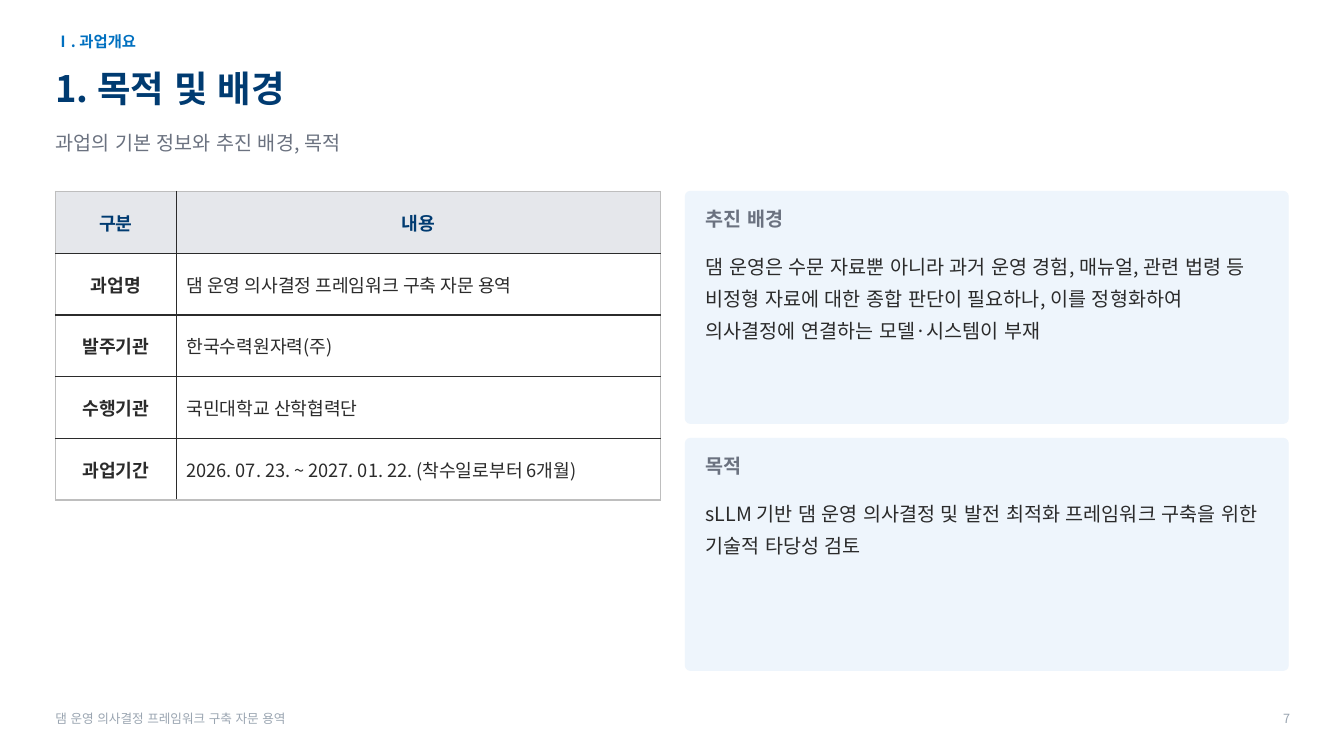
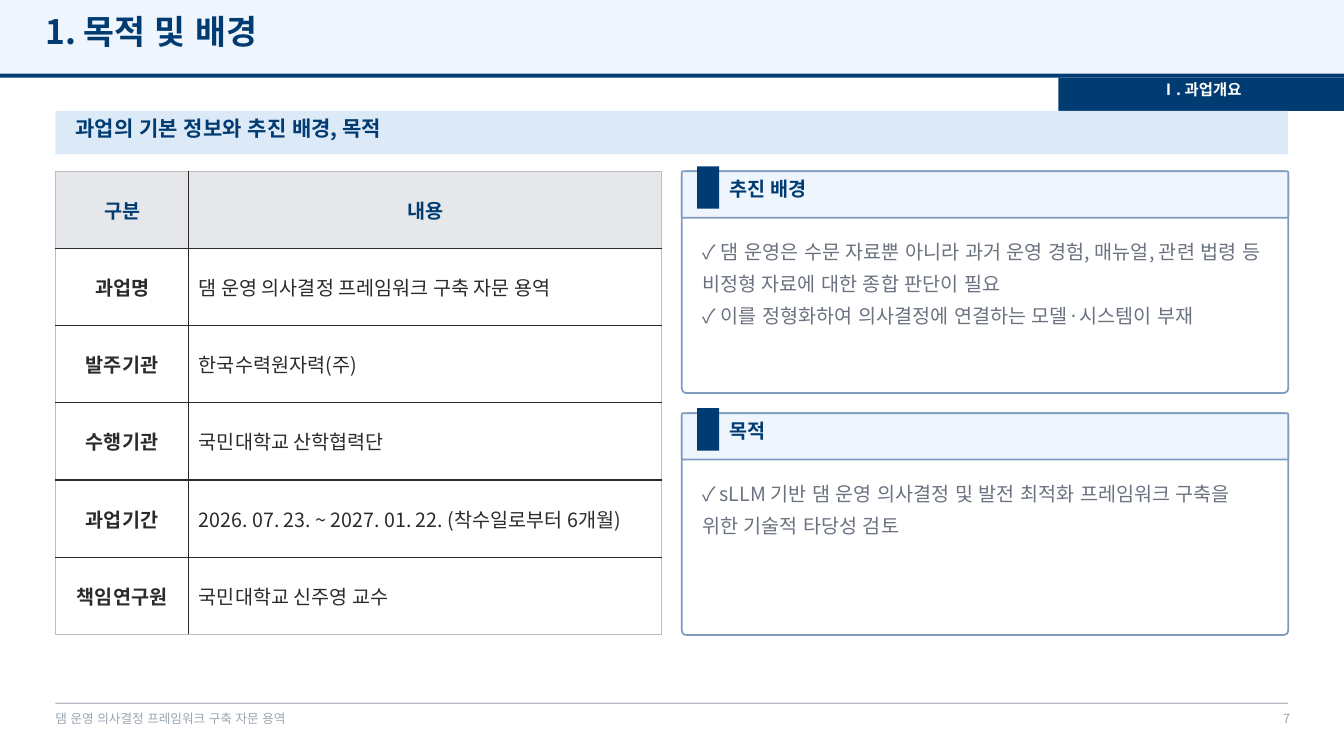
Before and after one commit to mkm1119/KGRAG-LLM, a slide deck: slide 7 of project_khnp/2026.12.09_최종보고회_발표자료_템플릿.pptx. Drawn at 1344x756 pixels with LibreOffice and Linux fonts; fonts in the diff are those of the drawing; background and template pictures are left out. Boxes give left, top, right and bottom in pixels: in the first picture for what was removed or moved away, otherwise in the second. Text is boxed around its words. In the diff, an @@ line names an element or a change of style, - is before the commit and + after.

```diff
--- a/project_khnp/2026.12.09_최종보고회_발표자료_템플릿.pptx
+++ b/project_khnp/2026.12.09_최종보고회_발표자료_템플릿.pptx
@@ rectangle added at (x1=0, y1=0, x2=1344, y2=74), fill #EEF5FC @@
@@ text "1. 목적 및 배경" moved from (x1=55, y1=71, x2=285, y2=106) to (x1=45, y1=16, x2=257, y2=47) @@
@@ text "1. 목적 및 배경" at (x1=45, y1=16, x2=257, y2=47): size 26 to 24 pt @@
@@ rectangle added at (x1=0, y1=74, x2=1344, y2=78), fill #003B71 @@
@@ text "Ⅰ. 과업개요" moved from (x1=55, y1=34, x2=136, y2=49) to (x1=1161, y1=82, x2=1242, y2=97) @@
@@ text "Ⅰ. 과업개요" at (x1=1161, y1=82, x2=1242, y2=97): text colour #0070C0 to #FFFFFF; alignment left to centre @@
@@ rectangle added at (x1=1059, y1=78, x2=1344, y2=111), fill #003B71 @@
@@ rounded rectangle added at (x1=55, y1=111, x2=1289, y2=154), fill #DCE9F7 @@
@@ text "과업의 기본 정보와 추진 배경, ..." moved from (x1=55, y1=134, x2=340, y2=154) to (x1=76, y1=118, x2=382, y2=140) @@
@@ text "과업의 기본 정보와 추진 배경, ..." at (x1=76, y1=118, x2=382, y2=140): size 14 to 15 pt, text colour #6B7280 to #003B71, bold on @@
@@ table at (x1=55, y1=171, x2=661, y2=634) @@
+row 6: 책임연구원 | 국민대학교 신주영 교수
@@ table resized from (x1=55, y1=192, x2=660, y2=500) to (x1=55, y1=171, x2=661, y2=634) @@
@@ rounded rectangle resized from (x1=686, y1=192, x2=1289, y2=423) to (x1=682, y1=171, x2=1288, y2=393) @@
@@ rounded rectangle at (x1=682, y1=171, x2=1288, y2=393): fill #EEF5FC to #FFFFFF; outline #EEF5FC 0.75 pt to #7F9CC0 1.25 pt @@
@@ rounded rectangle added at (x1=682, y1=171, x2=1288, y2=218), fill #EEF5FC, outline #7F9CC0 1.25 pt @@
@@ rectangle added at (x1=698, y1=166, x2=720, y2=209), fill #003B71 @@
@@ text "추진 배경" moved from (x1=706, y1=209, x2=783, y2=228) to (x1=729, y1=179, x2=807, y2=198) @@
@@ text "추진 배경" at (x1=729, y1=179, x2=807, y2=198): text colour #6B7280 to #003B71 @@
@@ text at (x1=702, y1=242, x2=1260, y2=325): text changed; text colour #2B2B2B to #6B7280 @@
-댐 운영은 수문 자료뿐 아니라 과거 운영 경험, 매뉴얼, 관련 법령 등 비정형 자료에 대한 종합 판단이 필요하나, 이를 정형화하여 의사결정에 연결하는 모델·시스템이 부재
+✓ 댐 운영은 수문 자료뿐 아니라 과거 운영 경험, 매뉴얼, 관련 법령 등 비정형 자료에 대한 종합 판단이 필요
+✓ 이를 정형화하여 의사결정에 연결하는 모델·시스템이 부재
@@ rounded rectangle at (x1=682, y1=413, x2=1288, y2=635): fill #EEF5FC to #FFFFFF; outline #EEF5FC 0.75 pt to #7F9CC0 1.25 pt @@
@@ rounded rectangle resized from (x1=686, y1=439, x2=1289, y2=670) to (x1=682, y1=413, x2=1288, y2=635) @@
@@ rounded rectangle added at (x1=682, y1=413, x2=1288, y2=460), fill #EEF5FC, outline #7F9CC0 1.25 pt @@
@@ rectangle added at (x1=698, y1=408, x2=720, y2=451), fill #003B71 @@
@@ text "목적" at (x1=729, y1=421, x2=765, y2=440): text colour #6B7280 to #003B71 @@
@@ text "목적" moved from (x1=706, y1=456, x2=742, y2=475) to (x1=729, y1=421, x2=765, y2=440) @@
@@ text at (x1=702, y1=485, x2=1230, y2=535): text changed; text colour #2B2B2B to #6B7280 @@
-sLLM 기반 댐 운영 의사결정 및 발전 최적화 프레임워크 구축을 위한 기술적 타당성 검토
+✓ sLLM 기반 댐 운영 의사결정 및 발전 최적화 프레임워크 구축을 위한 기술적 타당성 검토
@@ rectangle added at (x1=55, y1=703, x2=1289, y2=704), fill #B6BCC6 @@
```
Also in this commit, not shown: 20 other slides changed, 1 other file.
